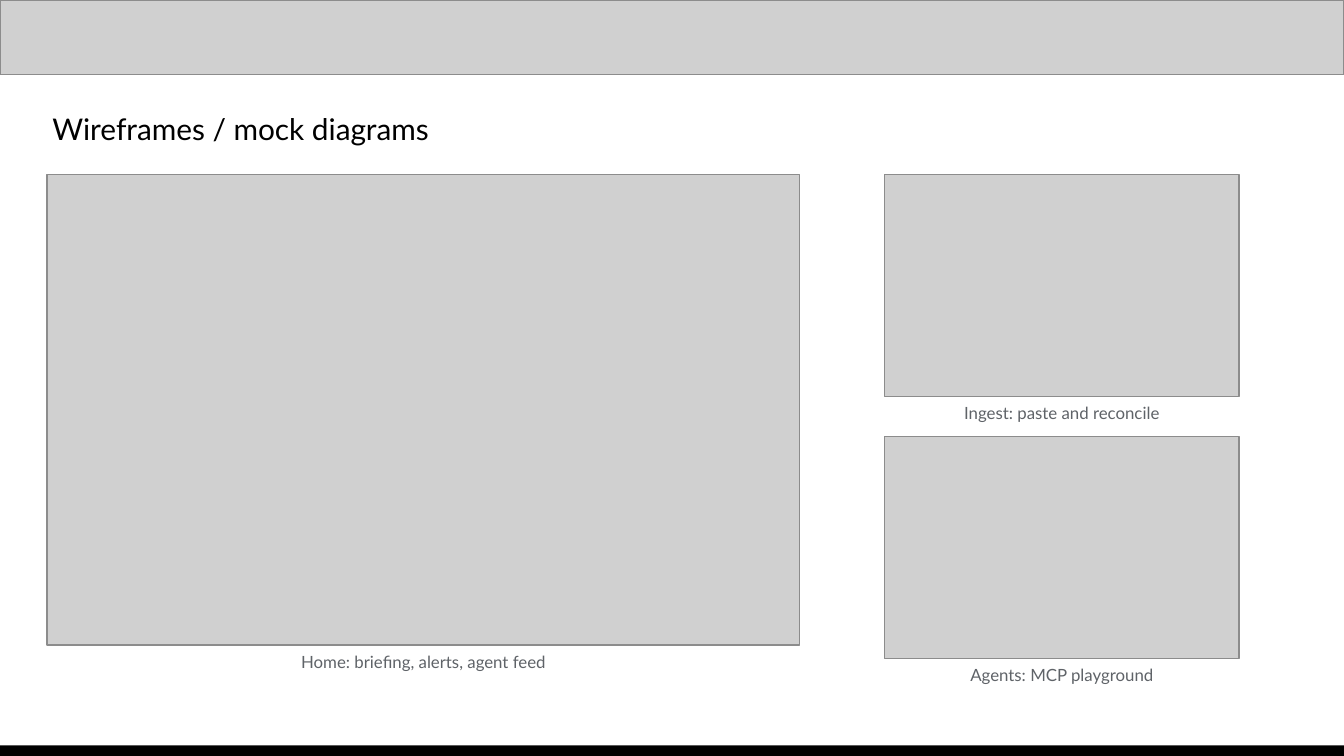
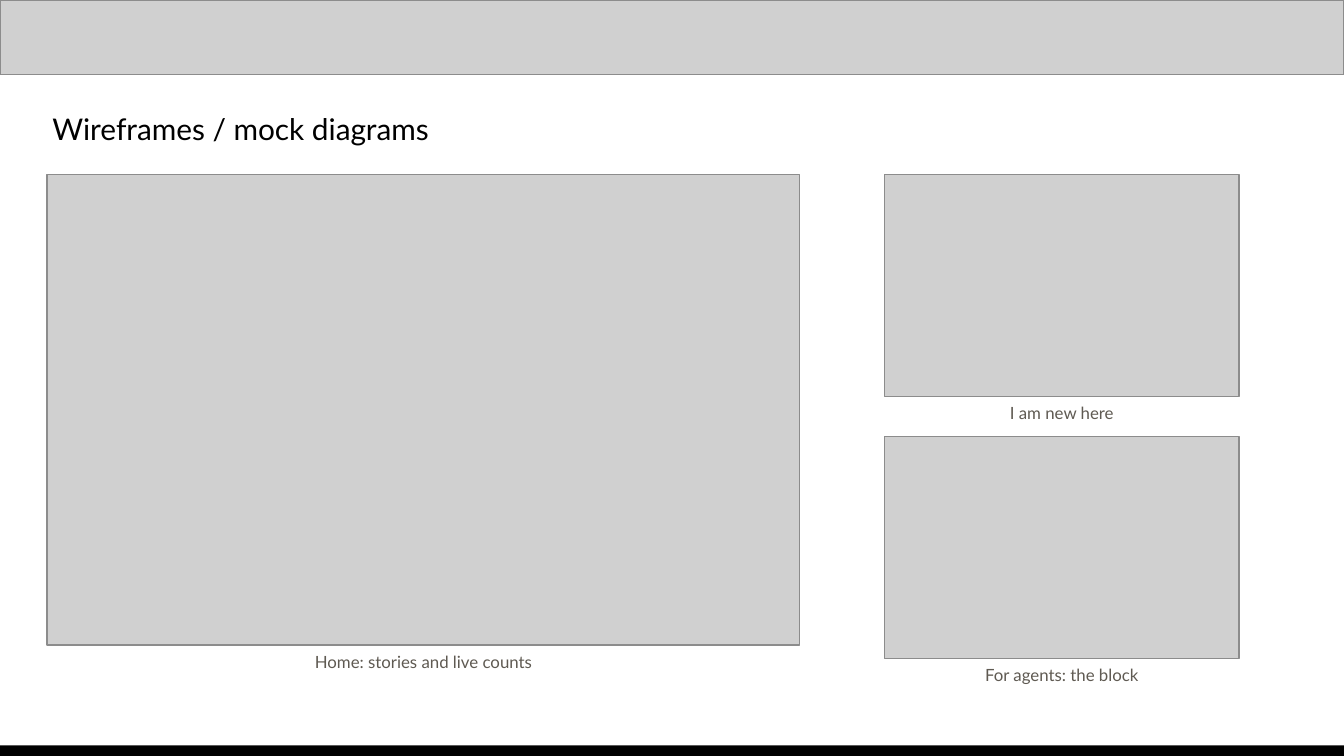
Before and after one commit to tejasnafde/canon, a slide deck: slide 6 of deck/canon-deck.pptx. Drawn at 1344x756 pixels with LibreOffice and Linux fonts; fonts in the diff are those of the drawing; grey boxes stand for pictures. Boxes give left, top, right and bottom in pixels: in the first picture for what was removed or moved away, otherwise in the second. Text is boxed around its words. In the diff, an @@ line names an element or a change of style, - is before the commit and + after.

```diff
--- a/deck/canon-deck.pptx
+++ b/deck/canon-deck.pptx
@@ text at bbox=[1010, 406, 1114, 419]: text changed; text colour #5F6368 to #5F5A52 @@
-Ingest: paste and reconcile
+I am new here
@@ text at bbox=[315, 655, 532, 668]: text changed; text colour #5F6368 to #5F5A52 @@
-Home: briefing, alerts, agent feed
+Home: stories and live counts
@@ text at bbox=[985, 668, 1139, 684]: text changed; text colour #5F6368 to #5F5A52 @@
-Agents: MCP playground
+For agents: the block
```
Also in this commit, not shown: 12 other slides changed, 2 other files.
